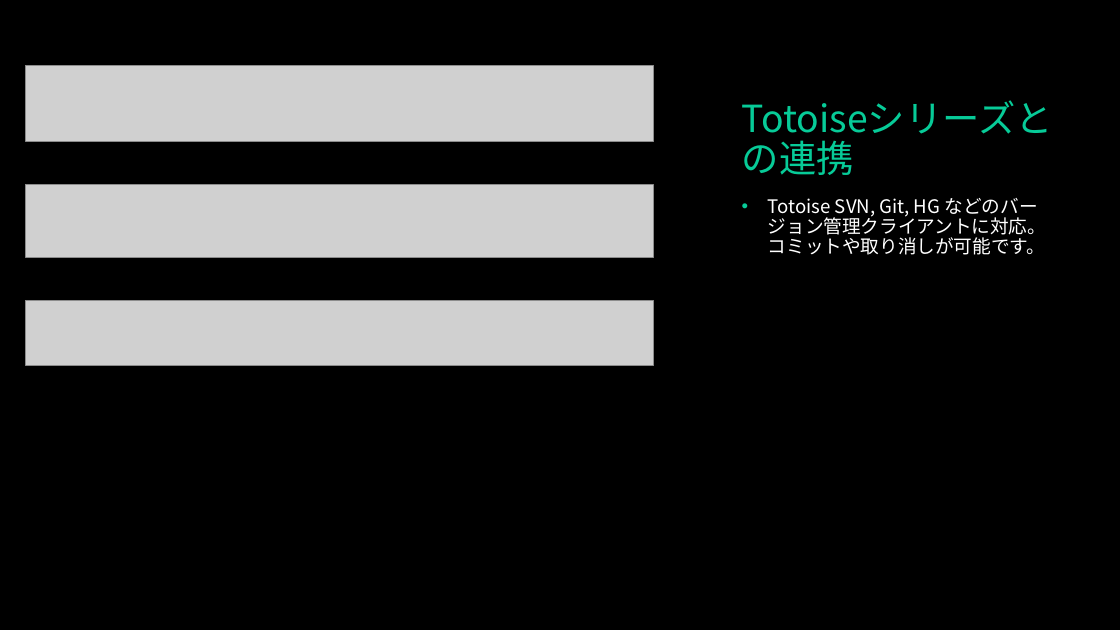
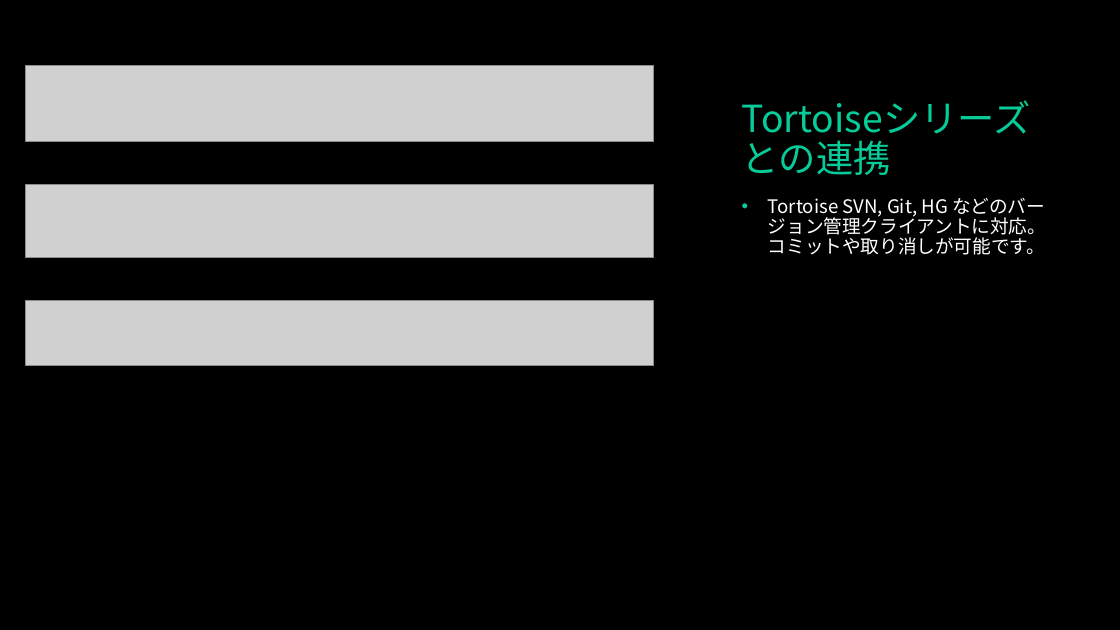
Before and after one commit to RelaxTools/RelaxTools-Addin, a slide deck: slide 19 of RelaxTools.pptx. Drawn at 1120x630 pixels with LibreOffice and Linux fonts; fonts in the diff are those of the drawing; grey boxes stand for pictures; background and template pictures are left out. Boxes give left, top, right and bottom in pixels: in the first picture for what was removed or moved away, otherwise in the second. Text is boxed around its words. In the diff, an @@ line names an element or a change of style, - is before the commit and + after.

Commit message:
RelaxTools.pptx の誤字 #50

```diff
--- a/RelaxTools.pptx
+++ b/RelaxTools.pptx
@@ title at <box>734,42,1065,185</box>: text changed @@
-Totoiseシリーズとの連携
+Tortoiseシリーズとの連携
@@ text at <box>768,198,1046,255</box>: text changed @@
-• Totoise SVN, Git, HG などのバージョン管理クライアントに対応。コミットや取り消しが可能です。
+• Tortoise SVN, Git, HG などのバージョン管理クライアントに対応。コミットや取り消しが可能です。
```
